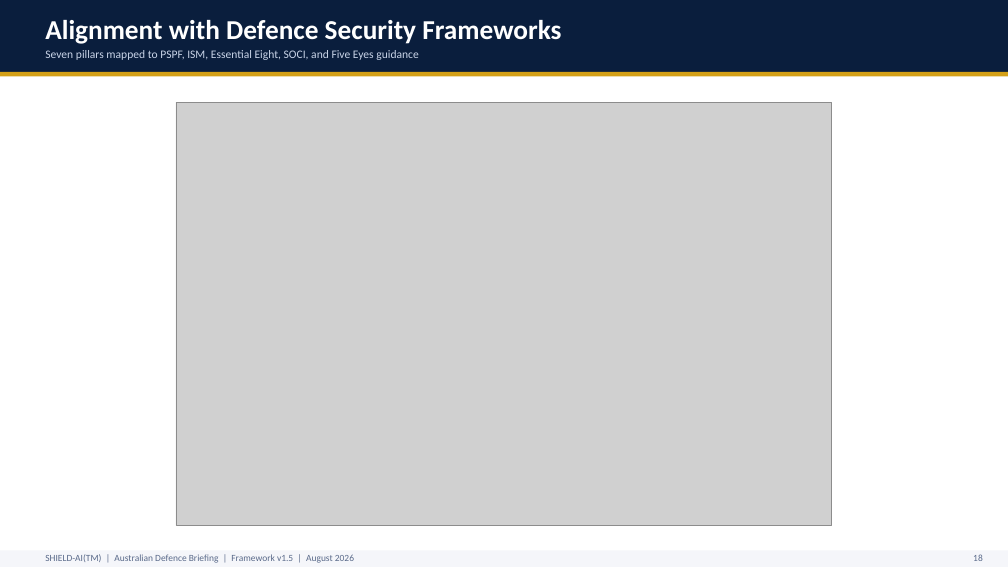
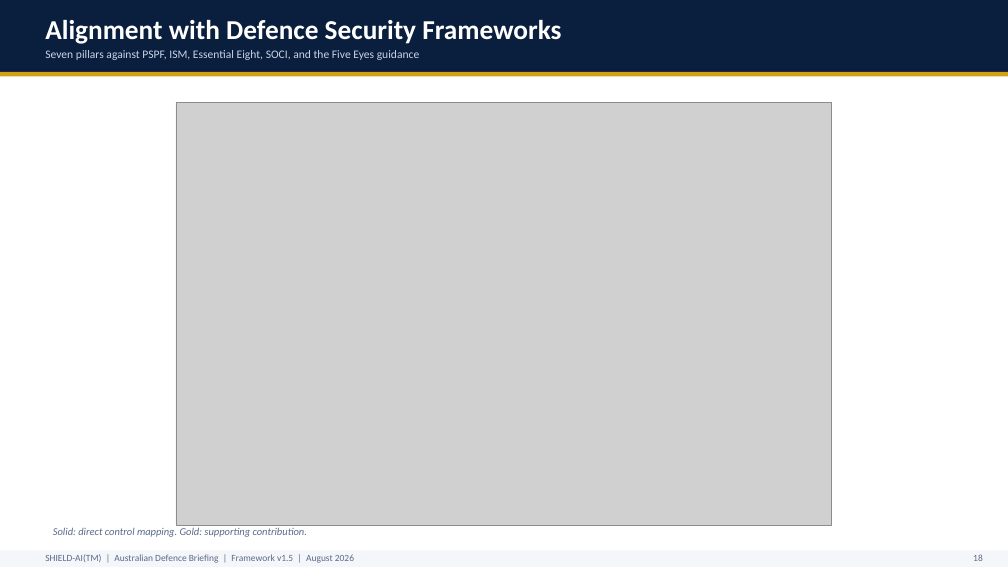
Before and after one commit to monch1962/shield-ai, a slide deck: slide 19 of presentations/shield-ai-deck-defence/shield-ai-deck-defence.pptx. Drawn at 1008x567 pixels with LibreOffice and Linux fonts; fonts in the diff are those of the drawing; grey boxes stand for pictures. Boxes give left, top, right and bottom in pixels: in the first picture for what was removed or moved away, otherwise in the second. Text is boxed around its words. In the diff, an @@ line names an element or a change of style, - is before the commit and + after.

```diff
--- a/presentations/shield-ai-deck-defence/shield-ai-deck-defence.pptx
+++ b/presentations/shield-ai-deck-defence/shield-ai-deck-defence.pptx
@@ text at box(45, 50, 420, 60): text changed @@
-Seven pillars mapped to PSPF, ISM, Essential Eight, SOCI, and Five Eyes guidance
+Seven pillars against PSPF, ISM, Essential Eight, SOCI, and the Five Eyes guidance
@@ text added at box(53, 527, 307, 537), 10 pt, text #5A6A8A, italic @@
+Solid: direct control mapping. Gold: supporting contribution.
```
Also in this commit, not shown: 21 other slides changed.
